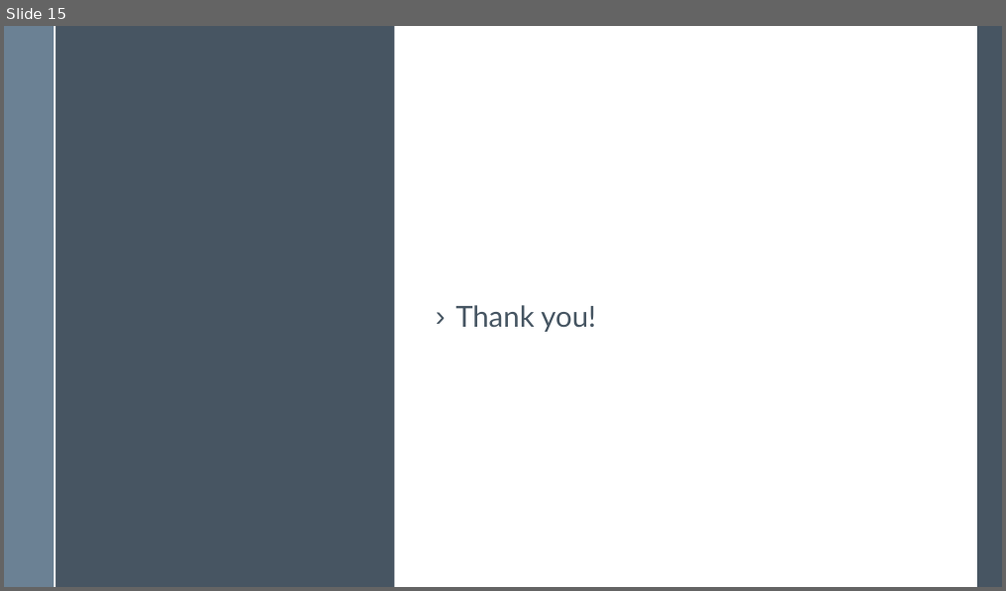
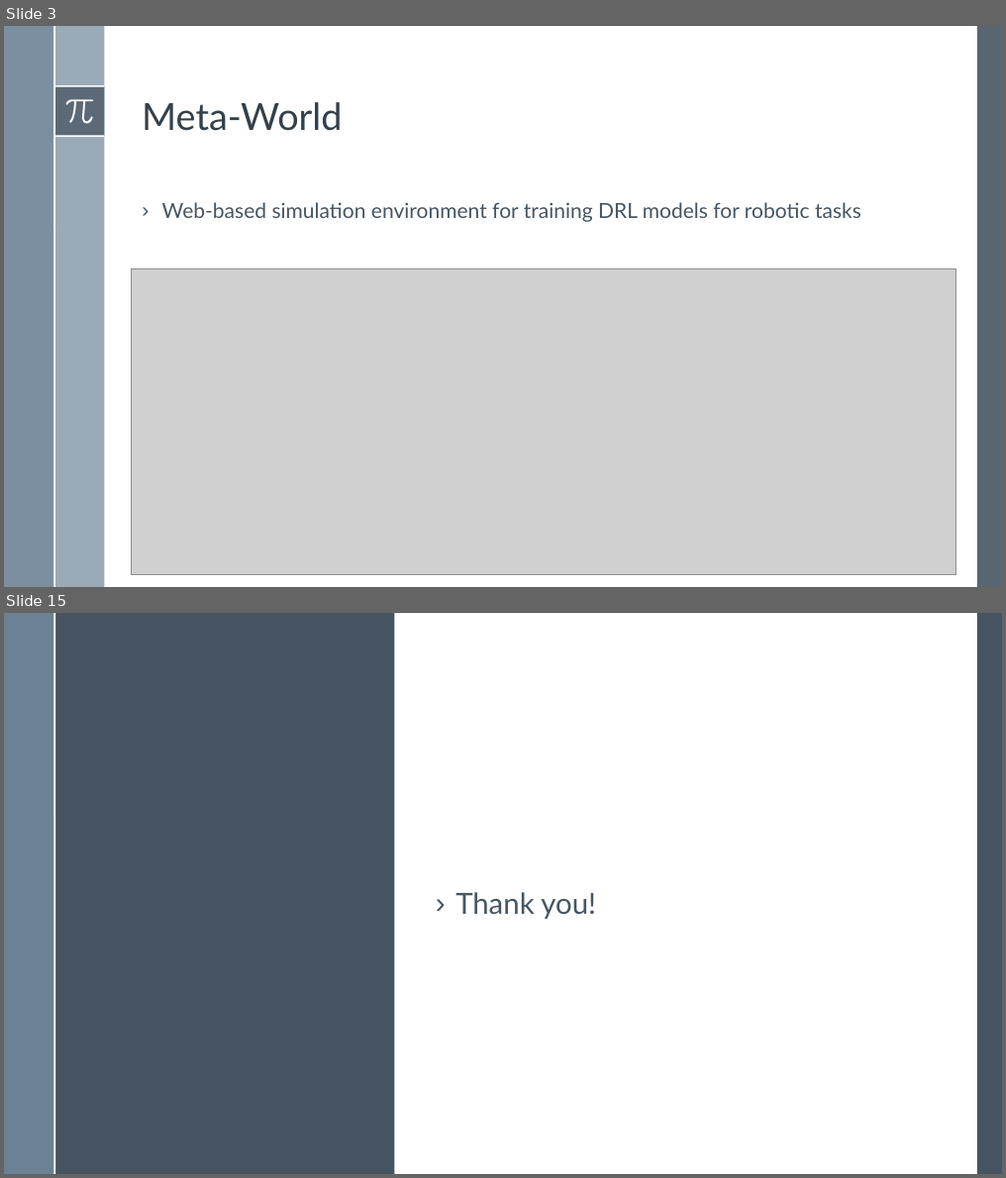
Before and after one commit to BardiaMojra/presentations, a slide deck: _01_template/presentation.odp. Shown one above the other, each under a label of ours: slide 15 before the commit, slides 3 and 15 after it; the slides between them are not shown. The pictures are 1006x591 and 1006x1178 pixels, drawn with LibreOffice and Linux fonts; fonts in the diff are those of the drawing; grey boxes stand for pictures. Boxes give left, top, right and bottom in pixels: in the first picture for what was removed or moved away, otherwise in the second. Text is boxed around its words. In the diff, an @@ line names an element or a change of style, - is before the commit and + after.

```diff
--- a/_01_template/presentation.odp
+++ b/_01_template/presentation.odp
@@ slide 3 added at <box>4,26,1002,587</box>, background #FFFFFF; not listed: 6 template elements that a slide beside it also shows @@
@@ rectangle added at <box>977,26,1002,587</box>, fill #475562 at 90% opacity @@
@@ freeform shape added at <box>66,99,94,123</box>, fill #FFFFFF @@
@@ text added at <box>142,102,342,131</box>, 36 pt, text #344049 @@
+Meta-World
@@ text added at <box>162,202,861,222</box>, 20 pt, text #465562 @@
+› Web-based simulation environment for training DRL models for robotic tasks
@@ picture added at <box>132,270,955,575</box> @@
```
Also in this commit, not shown: 13 other slides added, 14 slides removed, 34 other files.
